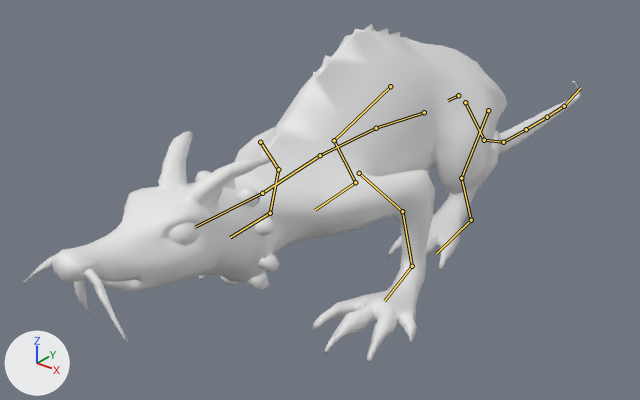
Before and after pictures for a commit that changed the glTF model assets_dev/worlds/mm6/models/mm6_rat.glb.
One viewpoint serves both versions: a camera (50 mm lens) standing at (0.532, -0.845, 0.499) and looking at (-0.063, -0.102, 0.038). The axes (+X, +Y, +Z) are drawn at lower left. The lights are the same throughout. The older version comes first. The bones that bend it are drawn over the model as lines.

The first picture shows 'Rat'.
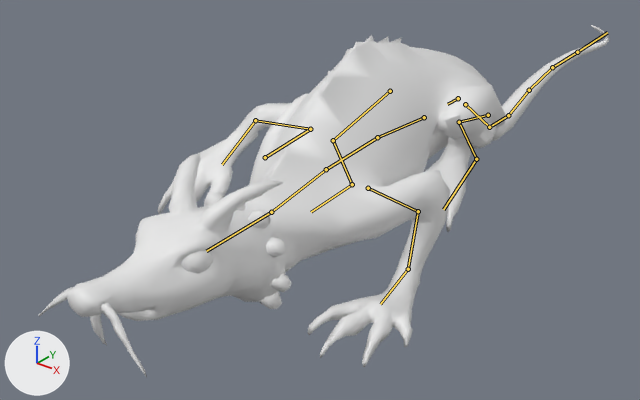
The newer file adds an action. The first version stands in its rest pose; the second is drawn at frame 2 of the action 'Walk2'.

What the commit changed:
Bone 'Spine1' (bone_spine1) moves from (0.0, 0.0, 0.0) to (0.0, 0.0, -0.004).
Bone 'Spine1' (bone_spine1) turns from (0, 0, 0) to (-2, 0, 0) degrees about its own x, y and z.
Bone 'Spine2' (bone_spine2) turns from (0, 0, 0) to (0, 0, 1) degrees about its own x, y and z.
Bone 'Spine3' (bone_spine3) turns from (0, 0, 0) to (0, 0, 1) degrees about its own x, y and z.
Bone 'Neck1' (bone_neck1) turns from (0, 0, 0) to (0, 0, -1) degrees about its own x, y and z.
Bone 'Head' (bone_head) turns from (0, 0, 0) to (0, 0, -1) degrees about its own x, y and z.
Bone 'UpperArm_L' (bone_upperarm_l) turns from (0, 0, 0) to (-8, 0, 6) degrees about its own x, y and z.
Bone 'ForeArm_L' (bone_forearm_l) turns from (0, 0, 0) to (31, 3, -12) degrees about its own x, y and z.
Bone 'FrontPaw_L' (bone_frontpaw_l) turns from (0, 0, 0) to (-19, 9, -7) degrees about its own x, y and z.
Bone 'UpperArm_R' (bone_upperarm_r) turns from (0, 0, 0) to (-55, 1, 1) degrees about its own x, y and z.
Bone 'ForeArm_R' (bone_forearm_r) turns from (0, 0, 0) to (34, 43, -104) degrees about its own x, y and z.
Bone 'FrontPaw_R' (bone_frontpaw_r) turns from (0, 0, 0) to (22, 109, 58) degrees about its own x, y and z.
Bone 'Tail1' (bone_tail1) turns from (0, 0, 0) to (12, -2, 1) degrees about its own x, y and z.
Bone 'Tail2' (bone_tail2) turns from (0, 0, 0) to (3, 0, 2) degrees about its own x, y and z.
Bone 'Tail3' (bone_tail3) turns from (0, 0, 0) to (1, 0, -1) degrees about its own x, y and z.
Bone 'Tail4' (bone_tail4) turns from (0, 0, 0) to (-2, -2, -6) degrees about its own x, y and z.
Bone 'Tail5' (bone_tail5) turns from (0, 0, 0) to (-3, -4, -10) degrees about its own x, y and z.
Bone 'Tail6' (bone_tail6) turns from (0, 0, 0) to (-3, -8, -11) degrees about its own x, y and z.
Bone 'Thigh_L' (bone_thigh_l) turns from (0, 0, 0) to (41, -6, 15) degrees about its own x, y and z.
Bone 'Shin_L' (bone_shin_l) turns from (0, 0, 0) to (-52, -4, -7) degrees about its own x, y and z.
Bone 'HindPaw_L' (bone_hindpaw_l) turns from (0, 0, 0) to (-9, -1, -3) degrees about its own x, y and z.
Bone 'Thigh_R' (bone_thigh_r) turns from (0, 0, 0) to (7, 0, -1) degrees about its own x, y and z.
Bone 'HindPaw_R' (bone_hindpaw_r) turns from (0, 0, 0) to (-3, 1, 0) degrees about its own x, y and z.

Where the change shows, as pixel boxes (x1, y1, x2, y2) in the pictures (640 x 400 px):
'Rat', posed: before (24, 24, 580, 364); after (39, 25, 609, 377)
bone 'Spine1', root to tip: before (458, 95) to (448, 100); after (458, 98) to (447, 104)
bone 'Spine2', root to tip: before (424, 112) to (376, 128); after (424, 117) to (377, 137)
bone 'Spine3', root to tip: before (376, 128) to (320, 155); after (377, 137) to (326, 169)
bone 'Neck1', root to tip: before (320, 155) to (262, 193); after (326, 169) to (271, 212)
bone 'Head', root to tip: before (262, 193) to (195, 227); after (271, 212) to (206, 251)
bone 'UpperArm_L', root to tip: before (359, 173) to (402, 211); after (368, 188) to (418, 211)
bone 'ForeArm_L', root to tip: before (402, 211) to (412, 266); after (418, 211) to (408, 269)
bone 'FrontPaw_L', root to tip: before (412, 266) to (384, 301); after (408, 269) to (380, 304)
bone 'UpperArm_R', root to tip: before (260, 142) to (278, 169); after (265, 157) to (310, 129)
bone 'ForeArm_R', root to tip: before (278, 169) to (270, 213); after (310, 129) to (255, 120)
bone 'FrontPaw_R', root to tip: before (270, 213) to (230, 237); after (255, 120) to (222, 164)
bone 'Tail1', root to tip: before (465, 102) to (484, 140); after (465, 104) to (489, 127)
bone 'Tail2', root to tip: before (484, 140) to (503, 142); after (489, 127) to (508, 115)
bone 'Tail3', root to tip: before (503, 142) to (526, 129); after (508, 115) to (529, 90)
bone 'Tail4', root to tip: before (526, 129) to (547, 117); after (529, 90) to (552, 67)
bone 'Tail5', root to tip: before (547, 117) to (564, 106); after (552, 67) to (577, 52)
bone 'Tail6', root to tip: before (564, 106) to (580, 88); after (577, 52) to (607, 32)
bone 'Thigh_L', root to tip: before (488, 110) to (461, 178); after (488, 115) to (459, 122)
bone 'Shin_L', root to tip: before (461, 178) to (471, 220); after (459, 122) to (476, 159)
bone 'HindPaw_L', root to tip: before (471, 220) to (436, 253); after (476, 159) to (443, 209)
bone 'Thigh_R', root to tip: before (390, 86) to (334, 140); after (390, 91) to (333, 140)
bone 'HindPaw_R', root to tip: before (355, 182) to (315, 210); after (352, 184) to (311, 212)
